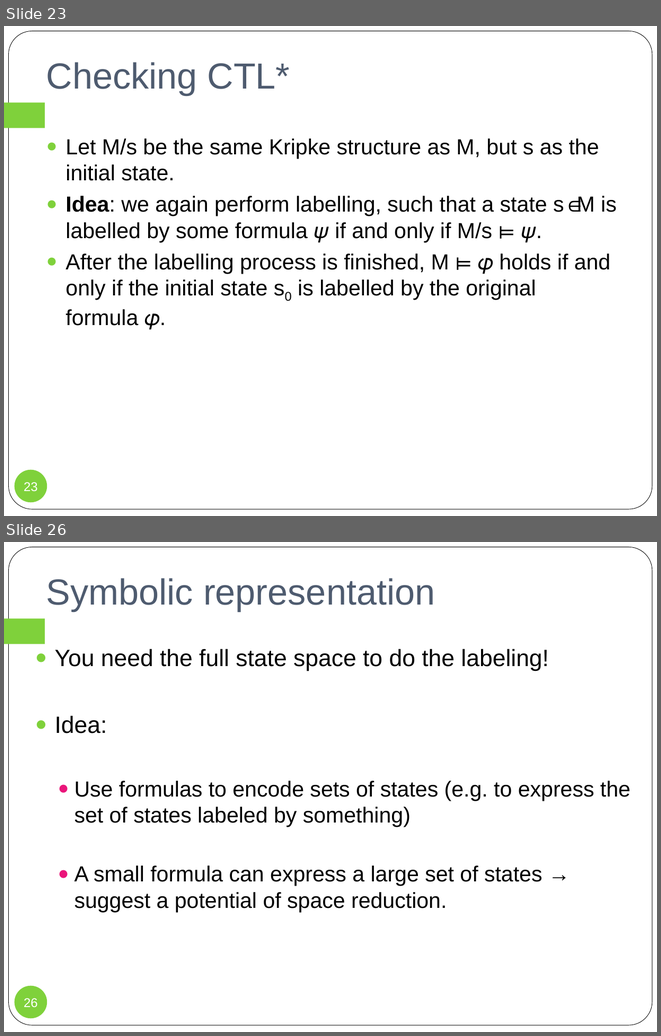
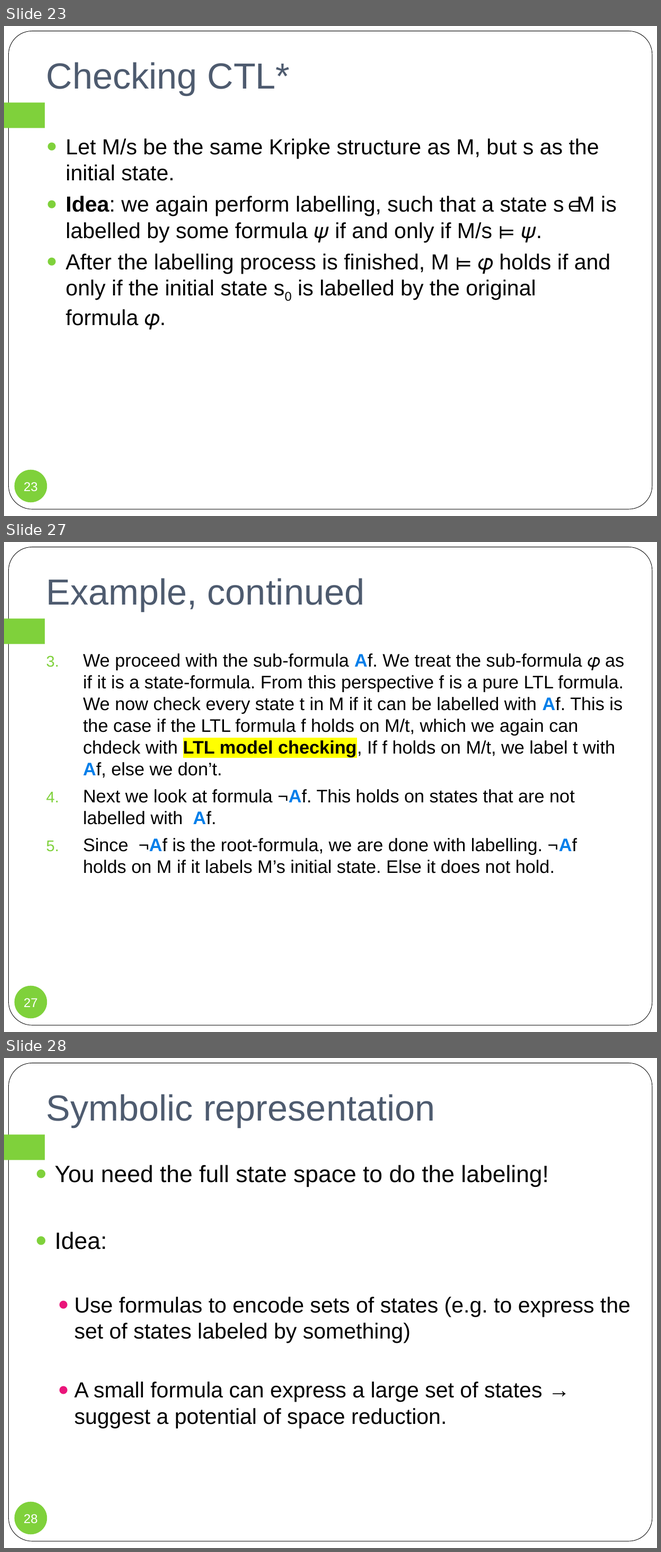
Before and after one commit to wooshrow/infopv, a slide deck: slides/PV_smc.pptx. Shown one above the other, each under a label of ours: slides 23 and 26 before the commit, slides 23, 27 and 28 after it; the slides between them are not shown. The pictures are 661x1036 and 661x1552 pixels, drawn with LibreOffice and Linux fonts; fonts in the diff are those of the drawing. Boxes give left, top, right and bottom in pixels: in the first picture for what was removed or moved away, otherwise in the second. Text is boxed around its words. In the diff, an @@ line names an element or a change of style, - is before the commit and + after.

```diff
--- a/slides/PV_smc.pptx
+++ b/slides/PV_smc.pptx
@@ slide 27 added at [4,542,657,1032], background #FFFFFF; not listed: 2 template elements that a slide beside it also shows @@
@@ title added at [46,578,365,611], 40 pt, text #4E5B6F @@
+Example, continued
@@ text added at [83,653,624,873], 20 pt, text #000000 @@
+3. We proceed with the sub-formula Af. We treat the sub-formula 𝜑 as if it is a state-formula. From this perspective f is a pure LTL formula.
+   We now check every state t in M if it can be labelled with Af. This is the case if the LTL formula f holds on M/t, which we again can chdeck with LTL model checking, If f holds on M/t, we label t with Af, else we don’t.
+4. Next we look at formula ¬Af. This holds on states that are not labelled with Af.
+5. Since ¬Af is the root-formula, we are done with labelling. ¬Af holds on M if it labels M’s initial state. Else it does not hold.
@@ page number added at [15,986,47,1018], fill #7FD13B, 14 pt, text #FFFFFF @@
+27
@@ what was slide 26 is now slide 28 @@
@@ page number at [24,1514,38,1523]: text changed @@
-26
+28
```
Also in this commit, not shown: 8 slides changed, 1 other slide added, 4 other files.
